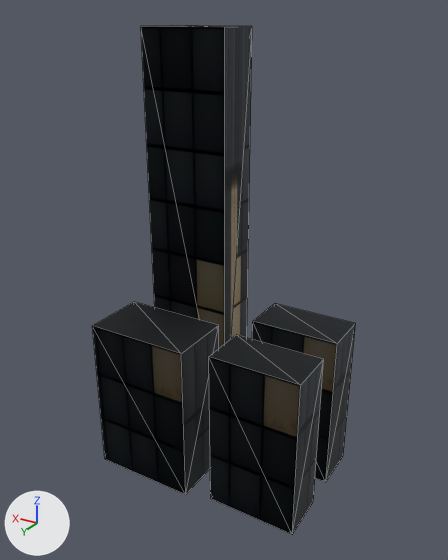
Renders of the glTF model assets/models/city_block_12345_6_26.glb from each side of a commit.
The view is the same before and after, from a camera (50 mm lens) standing at (-5.1, 8.72, 8.2) and looking at (0.06, 0.12, 3.9). Every picture has the same lights, and +X, +Y and +Z are marked at lower left. The first picture is the older version. Mesh edges are drawn as thin lines. Vertices at exactly the same position are counted once.

Objects in the first picture: 'block_26'.
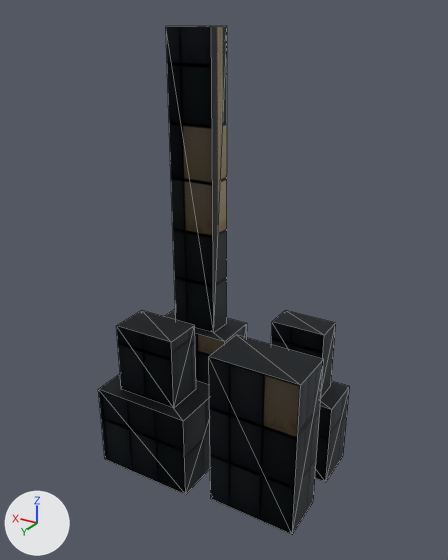
Boxes [x1, y1, x2, y2] around the edits, measured in the pictures (448 x 560 px; the box of a moved part takes in the faces that stretch with it):
```json
{"object": "block_26", "change": "reshaped", "before": [92, 25, 356, 534], "after": [98, 26, 350, 534]}
{"part": 1, "of": "me_block_26", "change": "added", "after": [271, 310, 336, 398]}
{"part": 2, "of": "me_block_26", "change": "added", "after": [117, 310, 196, 408]}
{"part": 3, "of": "me_block_26", "change": "added", "after": [166, 26, 227, 333]}
{"part": 4, "of": "me_block_26", "change": "moved or reshaped", "before": [93, 25, 355, 354], "after": [99, 309, 349, 421]}
```

Scene script edits in JSON lines:
```json
{"block": "me_block_26", "where": "# used by ob_block_26; location = (0.0, 0.0, 0.0)"}
{"op": "remove", "block": "me_block_26", "code": "me_block_26.from_pydata(...)  # 32 vertices, 48 faces; spans x -1.95..2.1, y -1.2..1.35, z 0.0..8.0"}
{"op": "add", "block": "me_block_26", "code": "me_block_26.from_pydata(...)  # 56 vertices, 84 faces; spans x -1.95..2.1, y -1.2..1.35, z 0.0..8.0"}
{"block": "me_block_26", "change": "me_block_26 part 1: a new loose piece, a box spanning x -1.64..-0.61, y -1.03..-0.47, z 1.65..3.0, in mat_tier3_001 (picture img_image_0)"}
{"block": "me_block_26", "change": "me_block_26 part 2: a new loose piece, a box spanning x 0.52..1.73, y 0.38..1.12, z 1.65..3.0, in mat_tier3_002 (picture img_image_0)"}
{"block": "me_block_26", "change": "me_block_26 part 3: a new loose piece, a box spanning x 0.67..1.58, y -1.0..-0.5, z 2.4..8.0, in mat_tier3_003 (picture img_image_0)"}
{"block": "me_block_26", "change": "me_block_26 part 4"}
{"block": "me_block_26", "change": "4 vertices are removed from x 0.3..1.95, y -1.2..-0.3, z 8.0"}
{"block": "me_block_26", "change": "10 faces are deleted"}
{"block": "me_block_26", "change": "8 vertices in x -1.95..2.1, y -1.2..1.35, z 3.0 move by (0.0, 0.0, -1.35)"}
{"block": "me_block_26", "change": "4 vertices are added at (0.3, -0.3, 2.4), (0.3, -1.2, 2.4), (1.95, -1.2, 2.4), (1.95, -0.3, 2.4)"}
{"block": "me_block_26", "change": "10 new faces join them, mat_tier3_003 (picture img_image_0)"}
```
